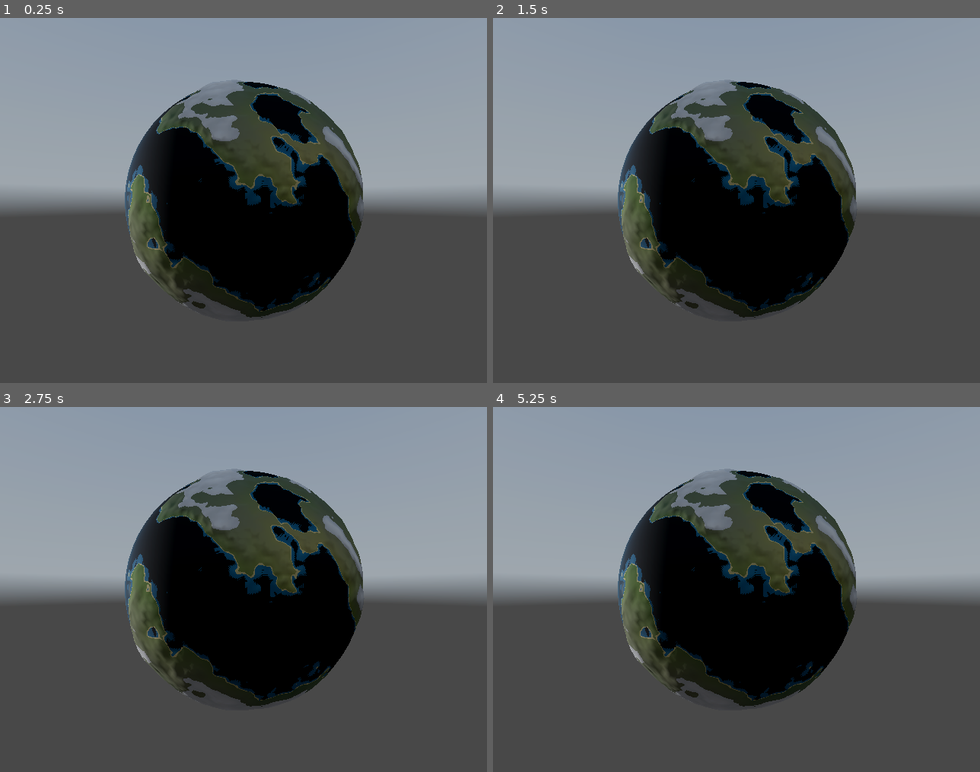
Above: before the commit, frames 1-4 (two rows, left to right).
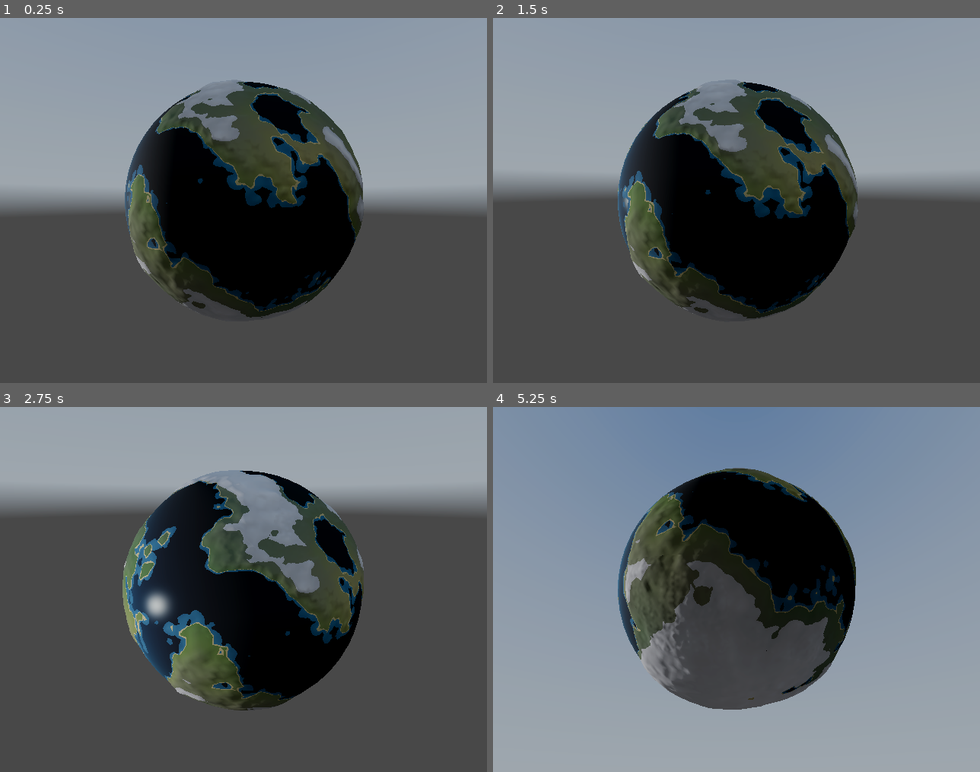
Above: after the commit, the same moments.

Repository: xiaobaibaix/stellar_era_godot
Game: Godot game, scene res://scenes/test_planet.tscn
The game is run twice, just before and just after one commit, with the same random seed, the same clock (stepped at 60 frames per second) and the same inputs. This scene is started directly instead of the project's main scene. A sky picture missing from this copy of the repository is replaced by a grey-blue gradient.
Inputs (mouse positions are in pixels of both pictures, inside the frame that each line leads up to):
- Up to frame 1 (0.25 s): no input
- Up to frame 2 (1.5 s): tap Enter at 0.5 s; move the mouse to (843, 182) at 0.52 s; hold D 0.53-1.25 s; hold Q 0.53-1.25 s; click (843, 182) at 0.67 s; tap Space at 0.77, 1.25 s; drag from (639, 218) to (712, 273) at 1.27 s
- Up to frame 3 (2.75 s): move the mouse to (292, 509) at 2.02 s; hold D from 2.03 s (still down); tap Shift at 2.1 s
- Up to frame 4 (5.25 s): release D at 2.75 s; tap Enter at 2.75, 3.6 s; drag from (712, 662) to (590, 534) at 2.77 s; move the mouse to (882, 644) at 3.52 s; hold A 3.53-4.25 s; tap Space at 3.77, 4.25 s; drag from (590, 534) to (663, 498) at 4.27 s; move the mouse to (760, 589) at 5.02 s; hold S from 5.03 s (still down); tap Tab at 5.1 s; click (760, 589) at 5.17 s

The runs differ from the first frame. In frame 1, 0.5% of the frame differs, in the area x 26-73%, y 18-81%; in frame 2, 11%; in frame 3, 32%; in frame 4, 75%, in the area x 0-100%, y 0-100%.
Error before the commit: Parse Error: Cannot find member "xform" in base "Basis". (res://scripts/core/camera_focus.gd:260)

Commit message:
修复：改编译错误

Diff:
--- a/scripts/core/camera_focus.gd
+++ b/scripts/core/camera_focus.gd
@@ -257,7 +257,7 @@
 		# PLAYER 焦点: 把世界 rel 表达到角色本地系(正交基 → inverse = transpose), 再按 _compute_orbit_xform
 		# 的约定(back=+Z, up=+Y, yaw 绕 +Y 右手)反算 yaw/pitch; 否则过渡终点与下一帧轨道算的会对不上。
 		var pb := _player.global_transform.basis
-		var local_rel: Vector3 = pb.inverse().xform(rel)
+		var local_rel: Vector3 = pb.inverse() * rel
 		_target_pitch = asin(clampf(local_rel.y / d, -1.0, 1.0))
 		_target_yaw = atan2(local_rel.x, local_rel.z)
 	else:
